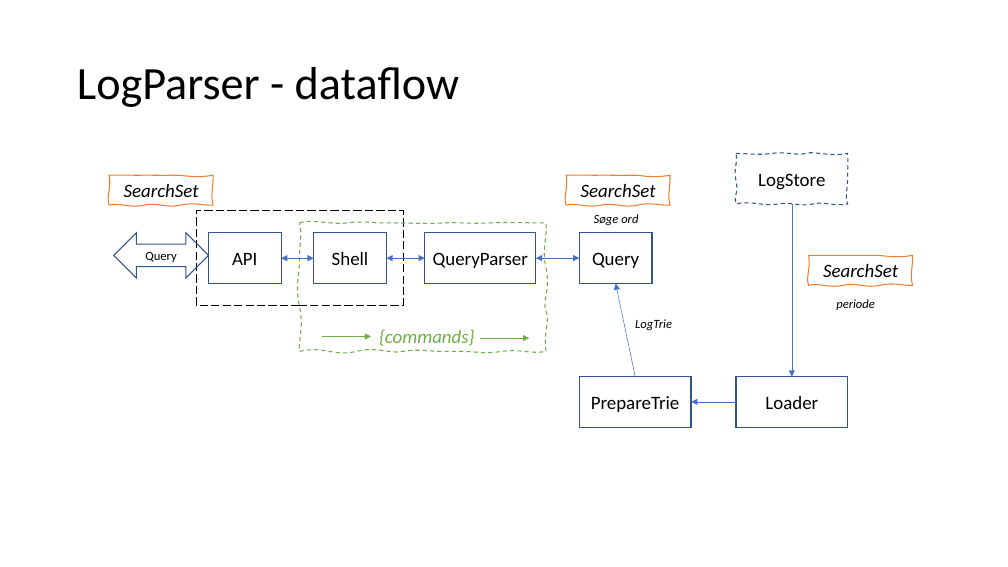
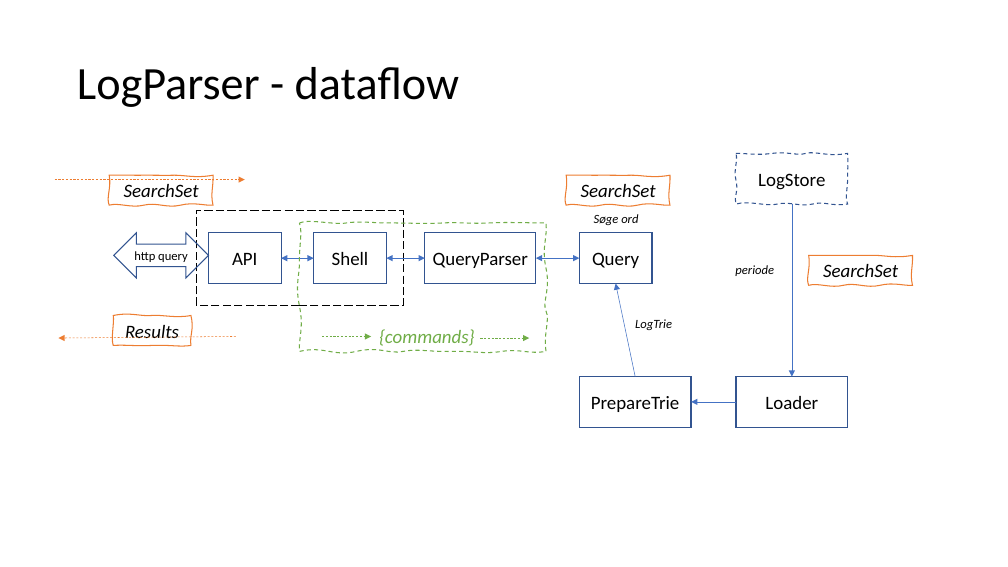
Before and after one commit to FaderVader/CPH_Afgangsprojekt_2022, a slide deck: slide 13 of LogSearcher.pptx (slide 14 before the commit). Drawn at 1008x567 pixels with LibreOffice and Linux fonts; fonts in the diff are those of the drawing. Boxes give left, top, right and bottom in pixels: in the first picture for what was removed or moved away, otherwise in the second. Text is boxed around its words. In the diff, an @@ line names an element or a change of style, - is before the commit and + after.

```diff
--- a/LogSearcher.pptx
+++ b/LogSearcher.pptx
@@ arrow added from (54, 180) to (245, 180), #ED7D31 0.5 pt dashed @@
@@ text in left right arrow at [134, 251, 188, 262]: text changed @@
-Query
+http query
@@ text "periode": place and size @@
-text "periode" at [836, 299, 875, 310]
+text "periode" at [735, 265, 774, 276]
@@ freeform shape added at [113, 315, 191, 346], outline #ED7D31 1 pt, 18 pt, text #000000, italic @@
+Results
@@ arrow added from (236, 337) to (58, 338), #ED7D31 0.5 pt dashed @@
```
Also in this commit, not shown: 5 other slides changed, 2 slides added, 1 slide removed.
